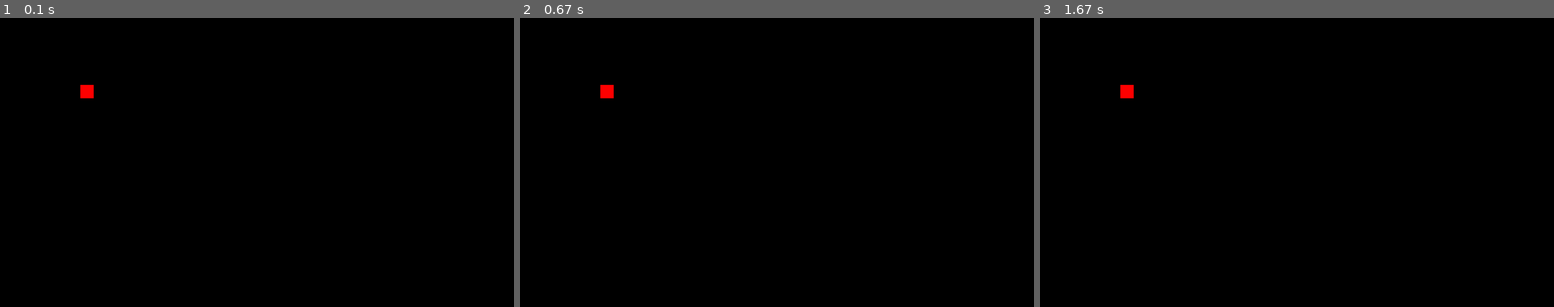
Above: before the commit, frames 1-3 (left to right).
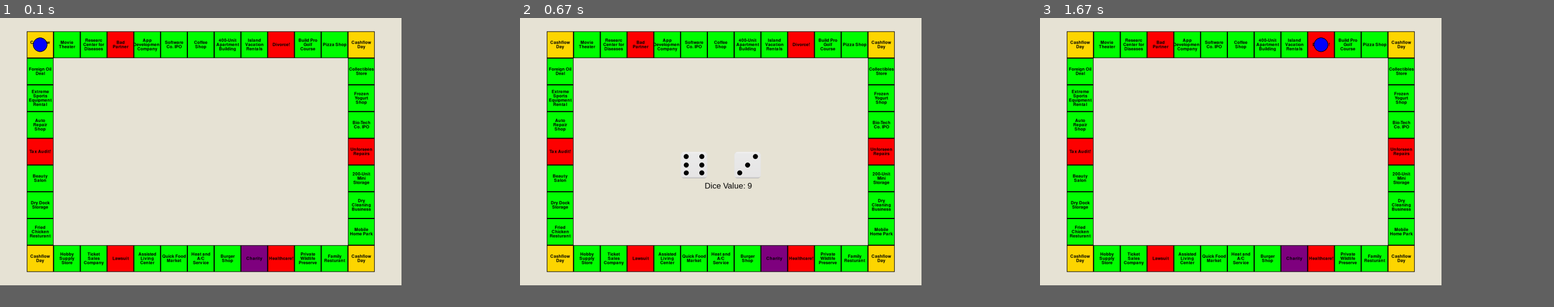
Above: after the commit, the same moments.

Repository: Oliver-Goth/4sem-Eksamen-Pygame
Game: pygame game, started from Cashcow_Game.py
The game is run twice, just before and just after one commit, with the same random seed, the same clock (stepped at 60 frames per second) and the same inputs.
Inputs:
- Up to frame 1 (0.1 s): no input
- Up to frame 2 (0.67 s): tap R at 0.33 s
- Up to frame 3 (1.67 s): no input
In our replay, the window is 900x506 before the commit and 703x468 after it. These sizes can differ from the game's own. Grey fills any space a smaller window leaves; there, only what the larger window draws over its background counts as a difference.

The runs differ from the first frame. In frame 1, 72% of the frame differs, in the area x 0-79%, y 0-93%; in frame 2, 72%; in frame 3, 72%.

Commit message:
Created Cashcow_menu

Diff:
--- a/Cashcow_Board.py
+++ b/Cashcow_Board.py
@@ -140,10 +140,13 @@
 
 # Initialize player
 player_pos = 0
-player_color = (255, 0, 0)  # Red color for the player token
+player_color = (0, 0, 255)  # Red color for the player token
 
 def draw_player():
     player_pixel_pos = pixel_positions[player_pos]
+    # Draw the black outline circle
+    pygame.draw.circle(screen, BLACK, (player_pixel_pos[0] + CELL_WIDTH // 2, player_pixel_pos[1] + CELL_HEIGHT // 2), CELL_WIDTH // 4 + 2)
+    # Draw the player circle
     pygame.draw.circle(screen, player_color, (player_pixel_pos[0] + CELL_WIDTH // 2, player_pixel_pos[1] + CELL_HEIGHT // 2), CELL_WIDTH // 4)
 
 def move_player(steps):
--- a/Cashcow_Dice.py
+++ b/Cashcow_Dice.py
@@ -65,5 +65,5 @@
     else:
         screen.blit(dice_img6, dice2_pos)
 
-    type_text(f"Dice Value: {dice_value}", text_font, (255, 255, 255), center_x - 60, center_y + 110)
+    type_text(f"Dice Value: {dice_value}", text_font, (0, 0, 0), center_x - 60, center_y + 110)
     pygame.display.update()
--- a/Cashcow_Game.py
+++ b/Cashcow_Game.py
@@ -1,44 +1,5 @@
-import pygame
-from sys import exit
-pygame.init()
+import Cashcow_Board
 
-#Setting the screen size
-SCREEN_WIDTH = 1920
-SCREEN_HEIGHT = 1080
-
-#Creating a screen
-screen = pygame.display.set_mode((SCREEN_WIDTH, SCREEN_HEIGHT))
-pygame.display.set_caption("Cashcow")
-
-#Creating the player
-player = pygame.Rect((300, 250, 50, 50))
-
-run = True
-while run:
-
-    #Setting background
-    screen.fill((0,0,0))
-
-    #Initializing Player
-    pygame.draw.rect(screen, (255, 0, 0), player)
-
-    #Movement of player
-    key = pygame.key.get_pressed()
-    if key[pygame.K_w] == True:
-        player.move_ip(0, -1)
-    elif key[pygame.K_a] == True:
-        player.move_ip(-1, 0)
-    elif key[pygame.K_s] == True:
-        player.move_ip(0, 1)
-    elif key[pygame.K_d] == True:
-        player.move_ip(1, 0)
-
-    #Event handeler
-    for event in pygame.event.get():
-        if event.type == pygame.QUIT:
-            run = False
-
-    #Updating the display
-    pygame.display.update()
-
-pygame.quit()
+if __name__ == "__main__":
+    Cashcow_Board.main()
+    Cashcow_Menu.main()
--- /dev/null
+++ b/Cashcow_Menu.py
@@ -0,0 +1,64 @@
+import pygame
+import sys
+
+# Initialize Pygame
+pygame.init()
+
+# Constants
+SCREEN_WIDTH, SCREEN_HEIGHT = 1500, 1000
+BUTTON_WIDTH, BUTTON_HEIGHT = 100, 50
+MENU_WIDTH, MENU_HEIGHT = 300, SCREEN_HEIGHT
+FPS = 30
+
+# Colors
+WHITE = (255, 255, 255)
+BLACK = (0, 0, 0)
+GRAY = (200, 200, 200)
+LIGHT_GRAY = (220, 220, 220)
+
+# Screen setup
+screen = pygame.display.set_mode((SCREEN_WIDTH, SCREEN_HEIGHT))
+pygame.display.set_caption("Cashcow Menu")
+
+# Font setup
+font = pygame.font.SysFont(None, 36)
+
+def draw_button():
+    pygame.draw.rect(screen, GRAY, (0, 0, BUTTON_WIDTH, BUTTON_HEIGHT))
+    text = font.render("Menu", True, BLACK)
+    text_rect = text.get_rect(center=(BUTTON_WIDTH // 2, BUTTON_HEIGHT // 2))
+    screen.blit(text, text_rect)
+
+def draw_menu():
+    pygame.draw.rect(screen, LIGHT_GRAY, (0, 0, MENU_WIDTH, MENU_HEIGHT))
+    menu_items = ["Item 1", "Item 2", "Item 3", "Item 4"]
+    for idx, item in enumerate(menu_items):
+        text = font.render(item, True, BLACK)
+        text_rect = text.get_rect(topleft=(10, 10 + idx * 40))
+        screen.blit(text, text_rect)
+
+def main():
+    clock = pygame.time.Clock()
+    menu_open = False
+
+    while True:
+        for event in pygame.event.get():
+            if event.type == pygame.QUIT:
+                pygame.quit()
+                sys.exit()
+            elif event.type == pygame.MOUSEBUTTONDOWN:
+                if event.button == 1:  # Left mouse button
+                    mouse_pos = pygame.mouse.get_pos()
+                    if 0 <= mouse_pos[0] <= BUTTON_WIDTH and 0 <= mouse_pos[1] <= BUTTON_HEIGHT:
+                        menu_open = not menu_open
+
+        screen.fill(WHITE)
+        draw_button()
+        if menu_open:
+            draw_menu()
+
+        pygame.display.flip()
+        clock.tick(FPS)
+
+if __name__ == "__main__":
+    main()
Not shown, changed: 4sem Eksamen Pygame.docx
Not shown, removed: ~$em Eksamen Pygame.docx
Not shown, removed: ~WRL2248.tmp
